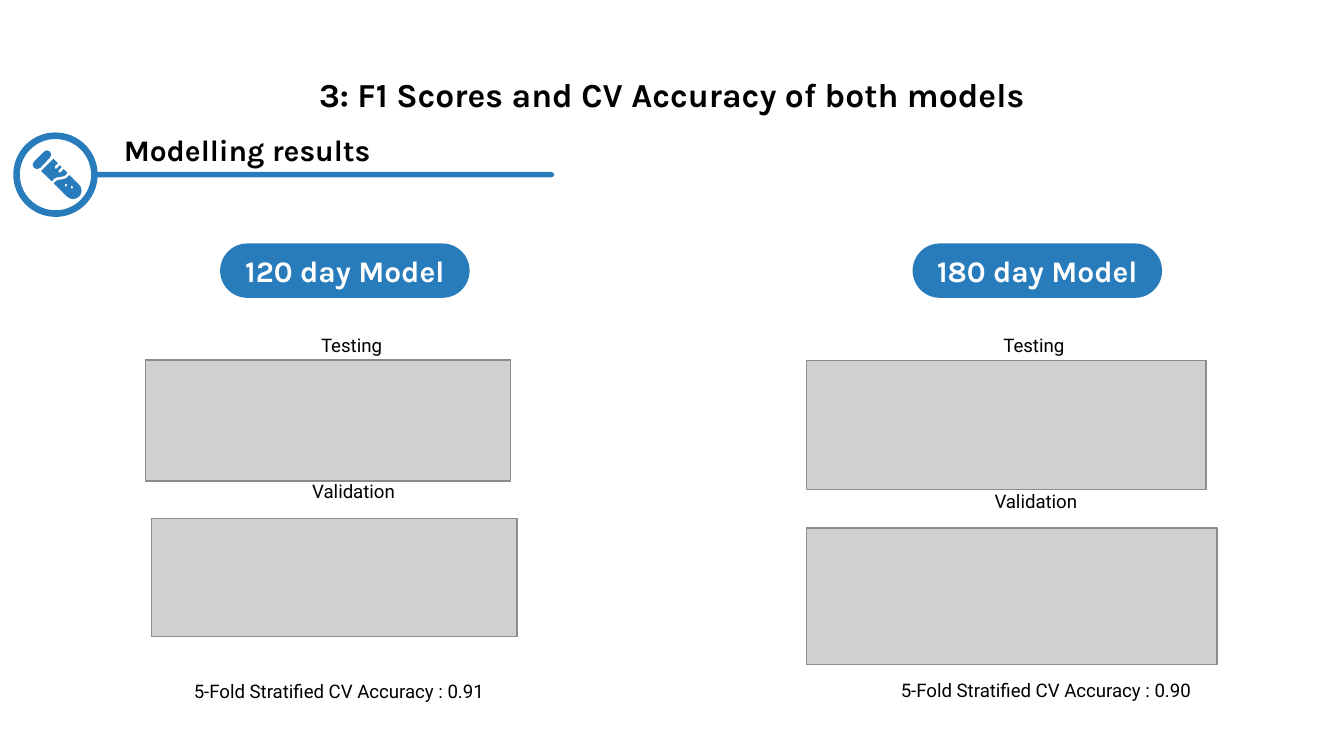
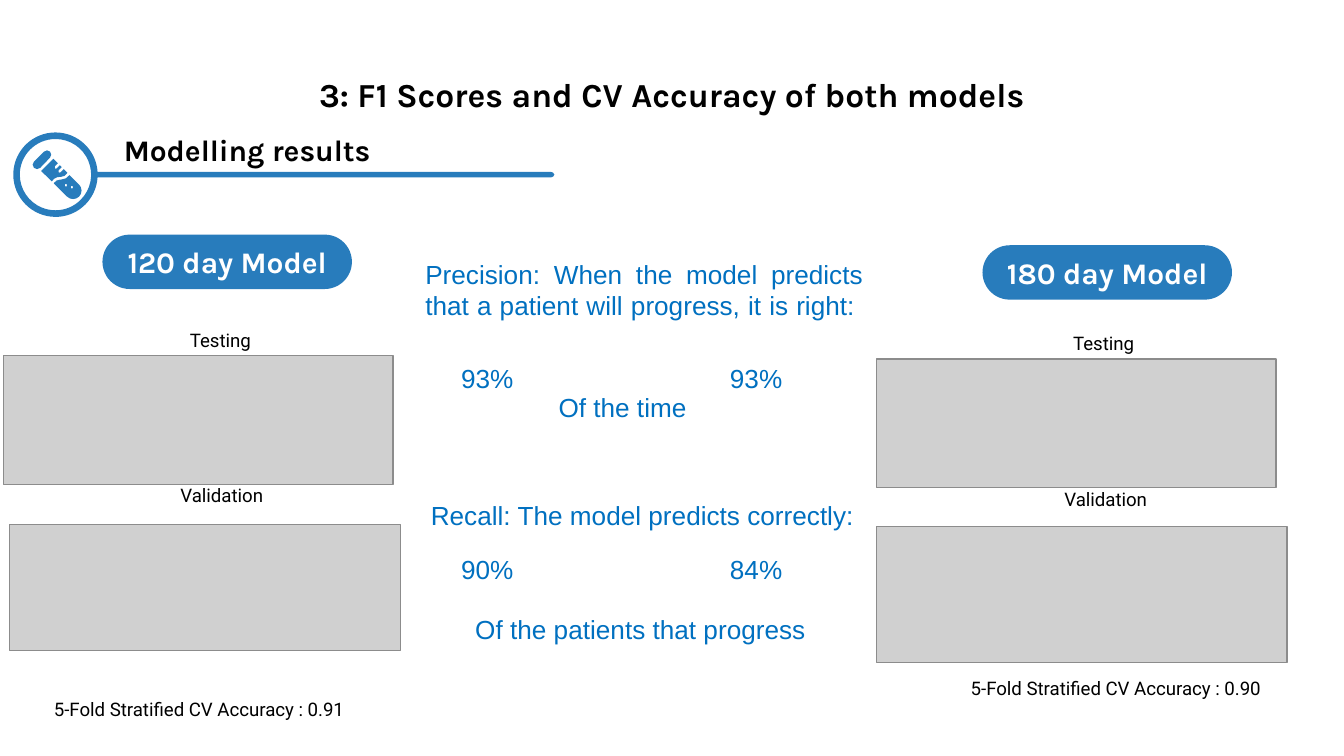
Before and after one commit to insomnium098/ChronicKidneyDiseaseChallenge, a slide deck: slide 14 of Slides.pptx (slide 11 before the commit). Drawn at 1344x756 pixels with LibreOffice and Linux fonts; fonts in the diff are those of the drawing; grey boxes stand for pictures. Boxes give left, top, right and bottom in pixels: in the first picture for what was removed or moved away, otherwise in the second. Text is boxed around its words. In the diff, an @@ line names an element or a change of style, - is before the commit and + after.

```diff
--- a/Slides.pptx
+++ b/Slides.pptx
@@ round same rect: place and size @@
-round same rect at [220,243,470,297]
+round same rect at [102,235,352,289]
@@ text "120 day Model": place and size @@
-text "120 day Model" at [245,261,444,290]
+text "120 day Model" at [128,252,327,281]
@@ text added at [425,265,863,321], 14 pt, text #0070C0 @@
+Precision: When the model predicts that a patient will progress, it is right:
@@ text "180 day Model": place and size @@
-text "180 day Model" at [937,261,1137,290]
+text "180 day Model" at [1007,263,1207,292]
@@ round same rect: place and size @@
-round same rect at [913,243,1163,297]
+round same rect at [982,246,1232,300]
@@ text "Testing": place and size @@
-text "Testing" at [321,338,382,356]
+text "Testing" at [190,333,251,351]
@@ text "Testing": place and size @@
-text "Testing" at [1003,338,1064,356]
+text "Testing" at [1073,336,1134,354]
@@ picture: place and size @@
-picture at [145,360,509,481]
+picture at [4,355,394,484]
@@ text added at [461,369,782,389], 14 pt, text #0070C0 @@
+93% 93%
@@ text added at [559,398,686,418], 14 pt, text #0070C0 @@
+Of the time
@@ rounded rectangle "Validation": place and size @@
-rounded rectangle "Validation" at [298,464,411,517]
+rounded rectangle "Validation" at [167,466,288,524]
@@ text added at [431,506,853,531], 14 pt, text #0070C0 @@
+Recall: The model predicts correctly:
@@ picture: place and size @@
-picture at [152,519,517,637]
+picture at [9,524,401,650]
@@ text added at [461,560,782,580], 14 pt, text #0070C0 @@
+90% 84%
@@ text added at [475,620,805,645], 14 pt, text #0070C0 @@
+Of the patients that progress
@@ text "5-Fold Stratified CV Accuracy : ...": place and size @@
-text "5-Fold Stratified CV Accuracy : ..." at [194,684,484,702]
+text "5-Fold Stratified CV Accuracy : ..." at [54,702,344,720]
@@ 2 pictures, 2 rounded rectangles: place and size @@
-2 pictures, 2 rounded rectangles at [806,360,1236,716]
+2 pictures, 2 rounded rectangles at [876,359,1306,715]
```
Also in this commit, not shown: 4 other slides changed, 4 slides added, 2 other files.
